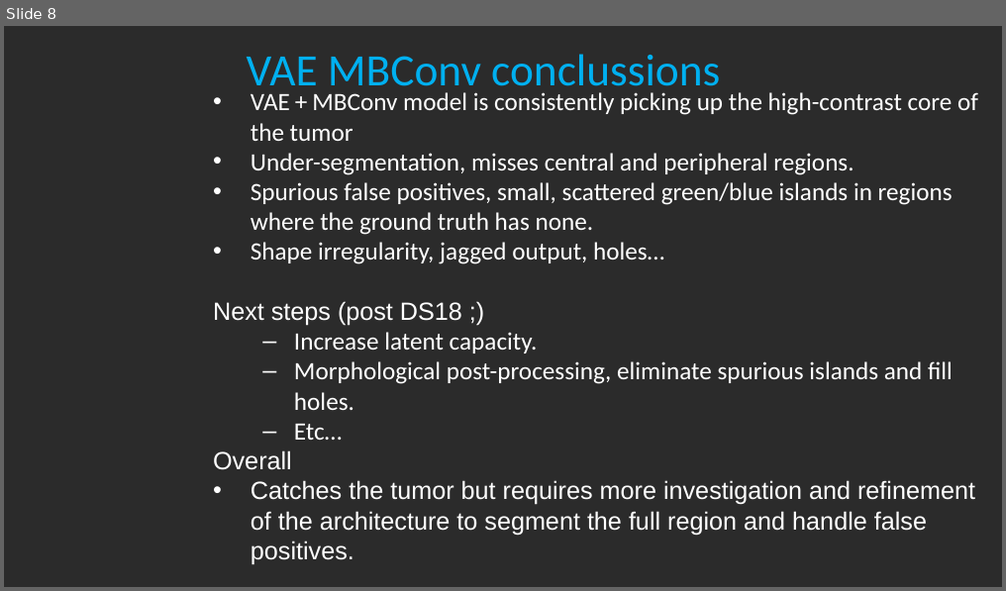
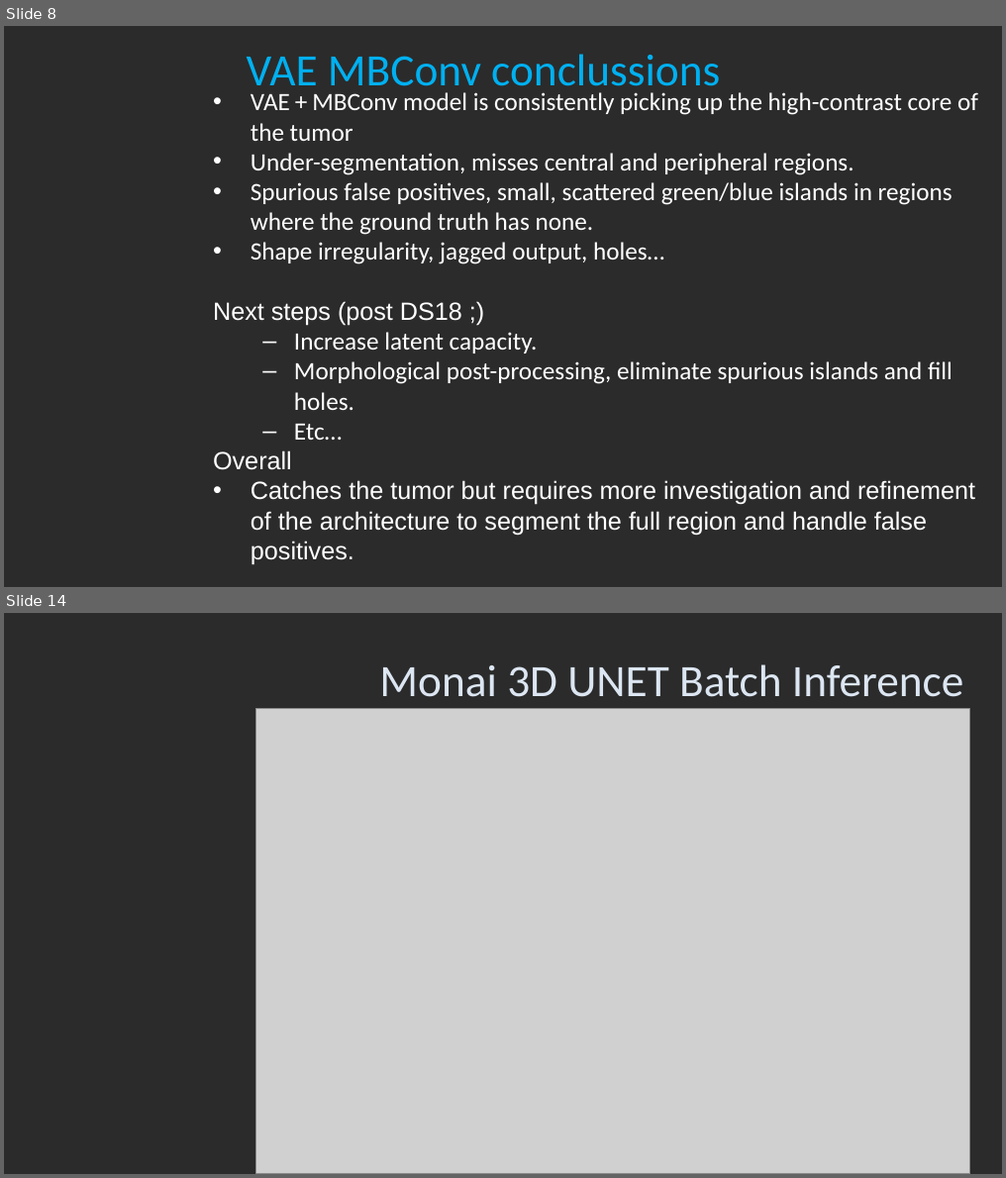
Before and after one commit to daniel-chervin/DS18_FinalProject, a slide deck: ds18_GBM_Autosegmentation.pptx. Shown one above the other, each under a label of ours: slide 8 before the commit, slides 8 and 14 after it; the slides between them are not shown. The pictures are 1006x591 and 1006x1178 pixels, drawn with LibreOffice and Linux fonts; fonts in the diff are those of the drawing; grey boxes stand for pictures; background and template pictures are left out; a plain dark background stands for a picture behind light text. Boxes give left, top, right and bottom in pixels: in the first picture for what was removed or moved away, otherwise in the second. Text is boxed around its words. In the diff, an @@ line names an element or a change of style, - is before the commit and + after.

```diff
--- a/ds18_GBM_Autosegmentation.pptx
+++ b/ds18_GBM_Autosegmentation.pptx
@@ slide 14 added at <box>4,613,1002,1174</box>, background picture (left out) @@
@@ title added at <box>379,664,964,697</box>, 32.4 pt, text #DCE6F2 @@
+Monai 3D UNET Batch Inference
@@ picture added at <box>256,709,970,1173</box> @@
```
Also in this commit, not shown: 5 slides changed, 8 other slides added, 3 slides removed.
